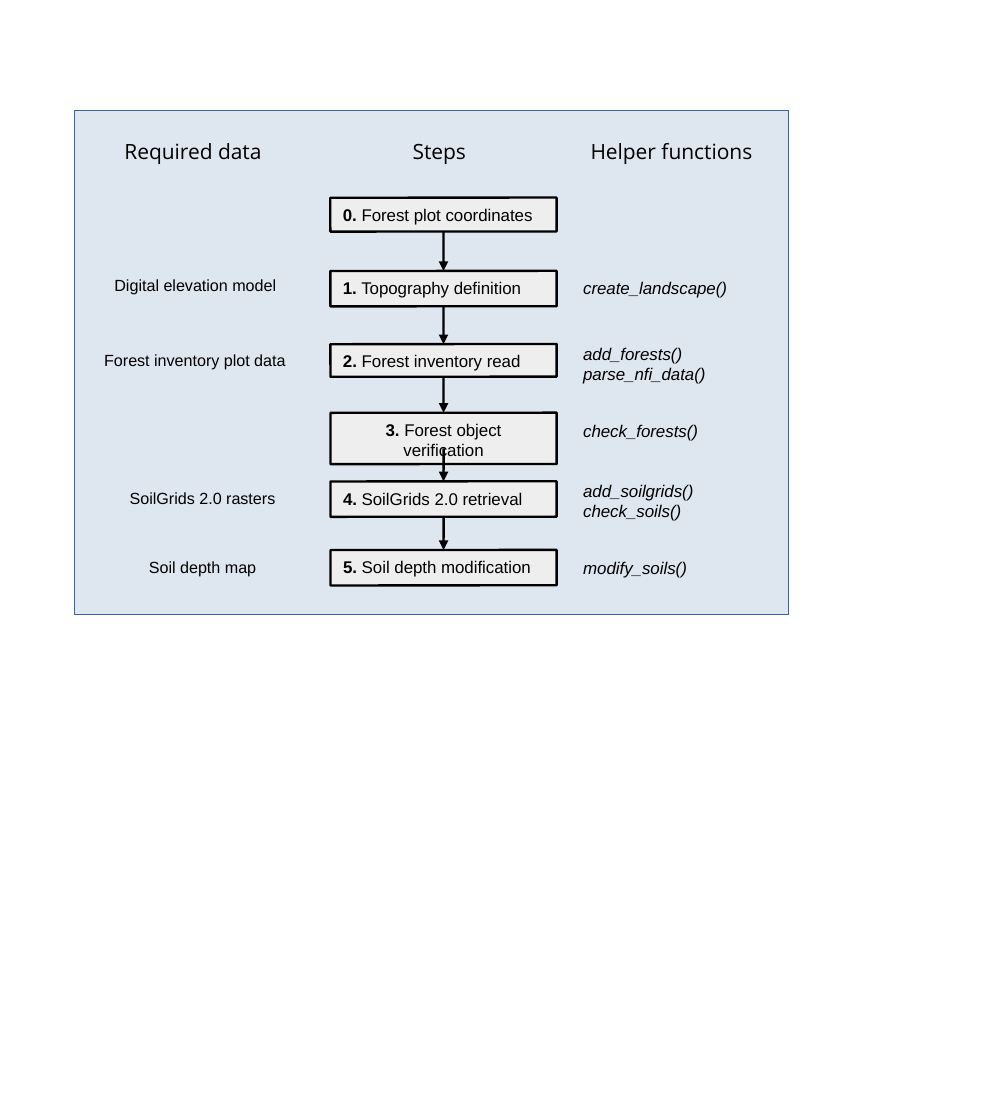
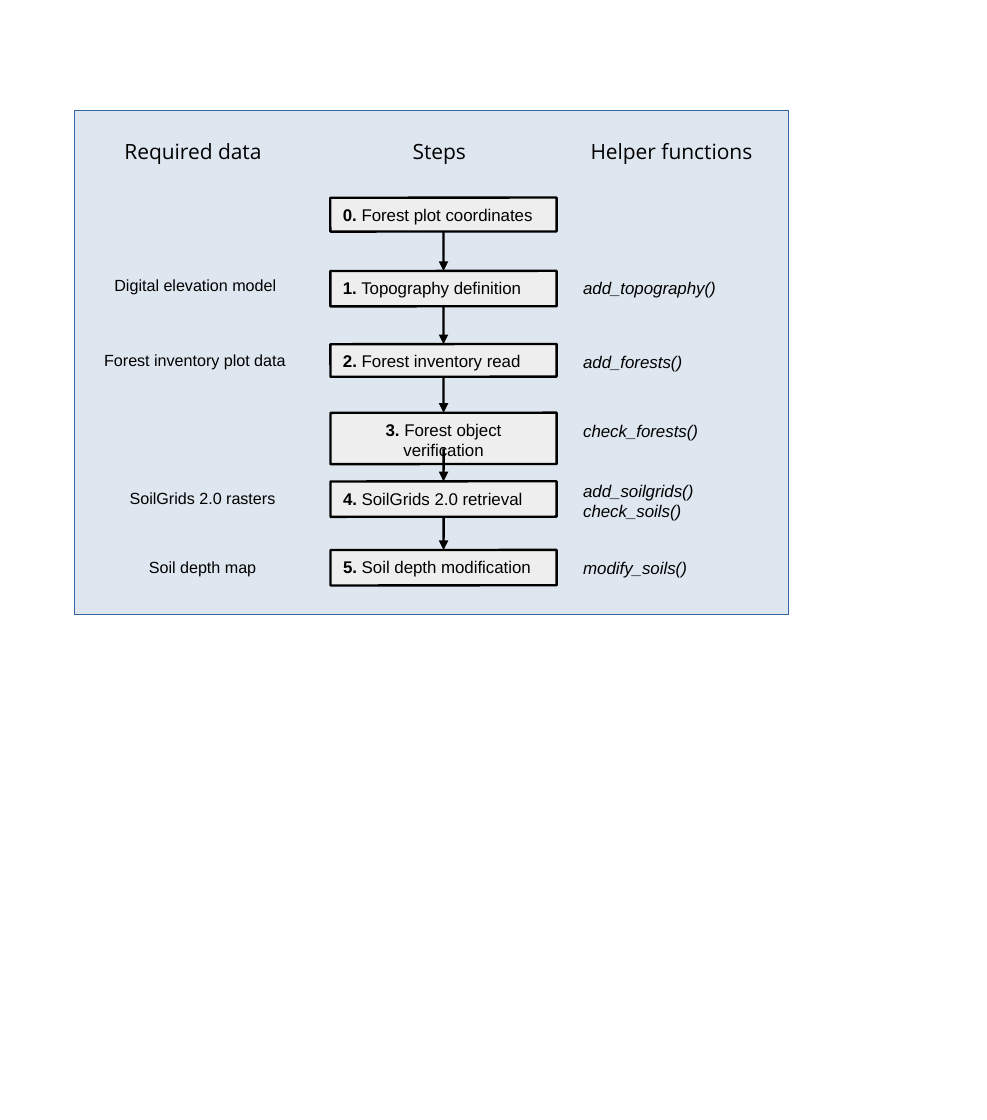
Before and after one commit to emf-creaf/medfatebook, a slide deck: slide 1 of figures/forest_inventory_init_workflow.odp. Drawn at 987x1120 pixels with LibreOffice and Linux fonts; fonts in the diff are those of the drawing. Boxes give left, top, right and bottom in pixels: in the first picture for what was removed or moved away, otherwise in the second. Text is boxed around its words. In the diff, an @@ line names an element or a change of style, - is before the commit and + after.

```diff
--- a/figures/forest_inventory_init_workflow.odp
+++ b/figures/forest_inventory_init_workflow.odp
@@ text at (583, 281, 716, 298): text changed @@
-create_landscape()
+add_topography()
@@ text "add_forests()": place and size @@
-text "add_forests()" at (583, 347, 705, 384)
+text "add_forests()" at (583, 355, 682, 372)
@@ text at (583, 367, 705, 384): paragraph removed @@
-parse_nfi_data()
```
Also in this commit, not shown: 38 other files.
